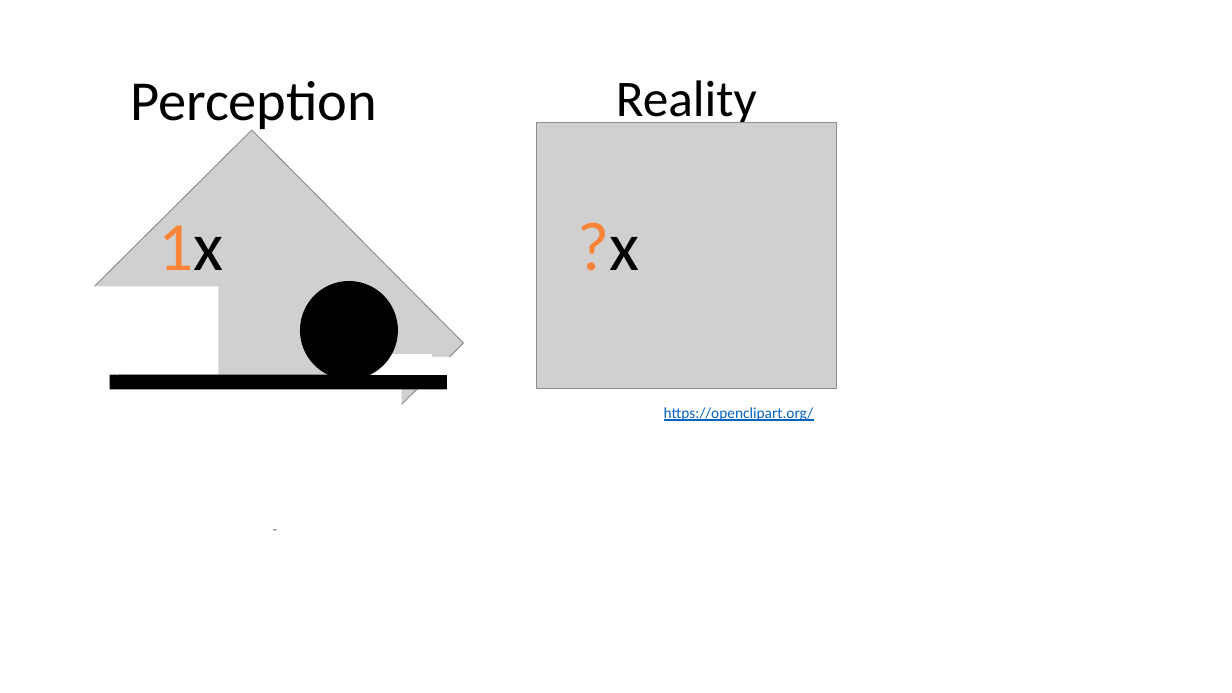
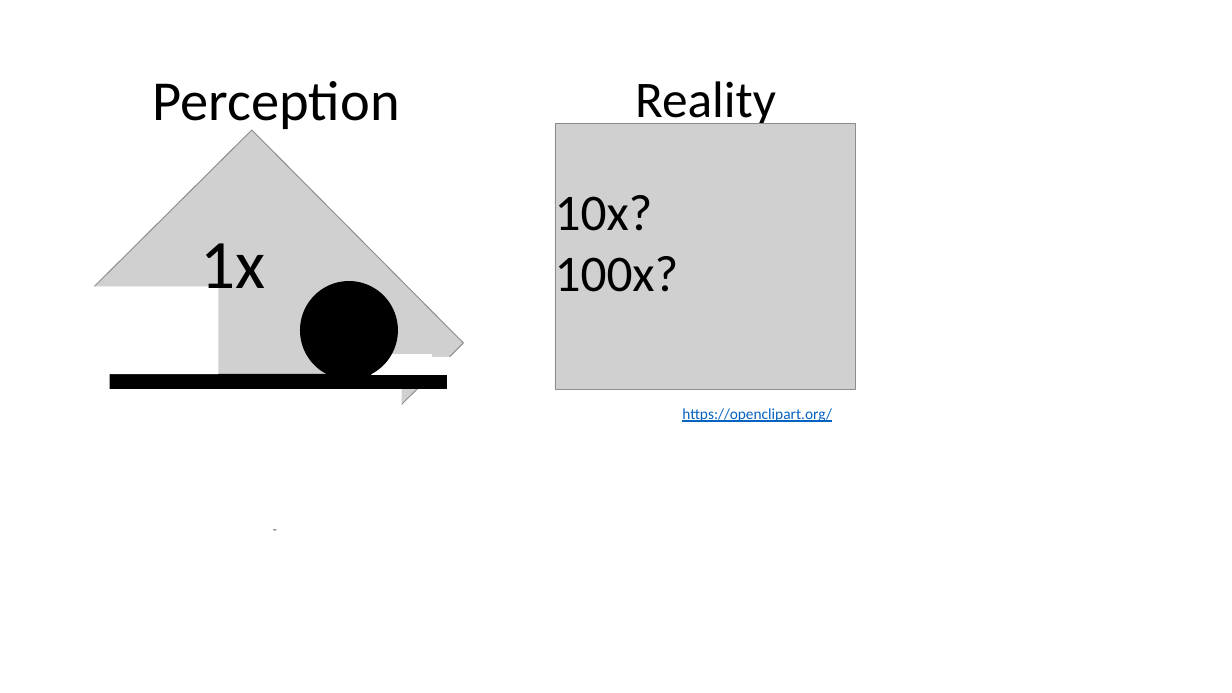
Before and after one commit to wlandau/rmedicine2021-slides, a slide deck: slide 1 of images/figures.pptx. Drawn at 1232x693 pixels with LibreOffice and Linux fonts; fonts in the diff are those of the drawing; grey boxes stand for pictures. Boxes give left, top, right and bottom in pixels: in the first picture for what was removed or moved away, otherwise in the second. Text is boxed around its words. In the diff, an @@ line names an element or a change of style, - is before the commit and + after.

```diff
--- a/images/figures.pptx
+++ b/images/figures.pptx
@@ 3 texts, 1 picture: place and size @@
-3 texts, 1 picture at [130, 80, 837, 421]
+3 texts, 1 picture at [153, 81, 856, 422]
@@ text at [555, 188, 679, 304]: text changed; size 54 to 40 pt; text colour #FA8538 to #000000 @@
-?x
+10x?
+100x?
@@ text "1x": place and size @@
-text "1x" at [159, 212, 224, 270]
+text "1x" at [200, 243, 265, 305]
@@ text "1x" at [200, 243, 265, 305]: text colour #FA8538 to #000000 in "1x" @@
```
Also in this commit, not shown: 4 other files.
